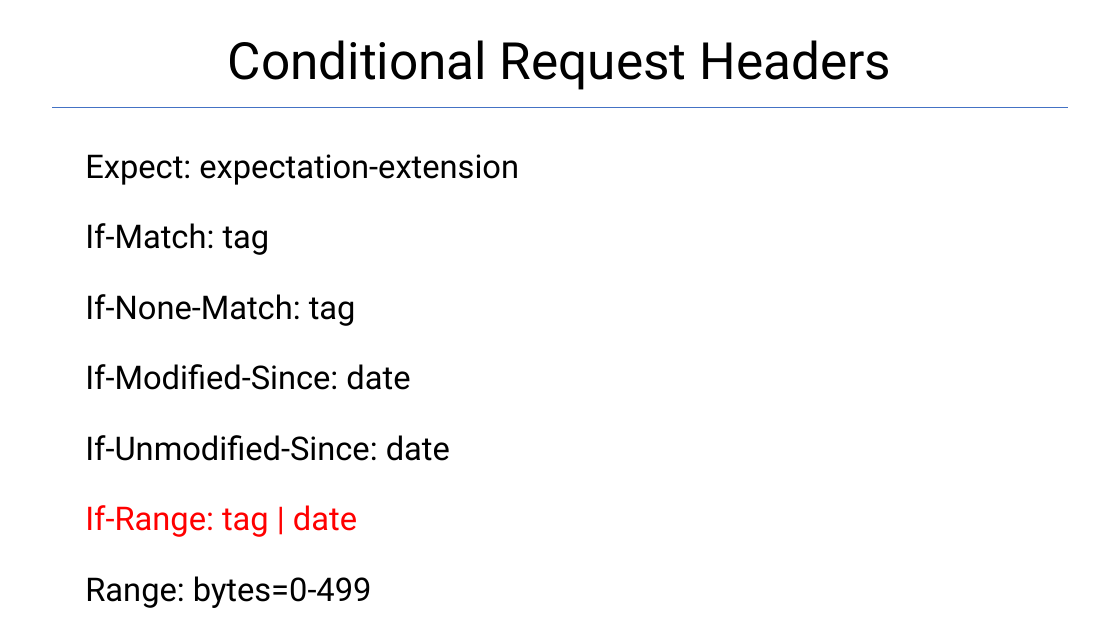
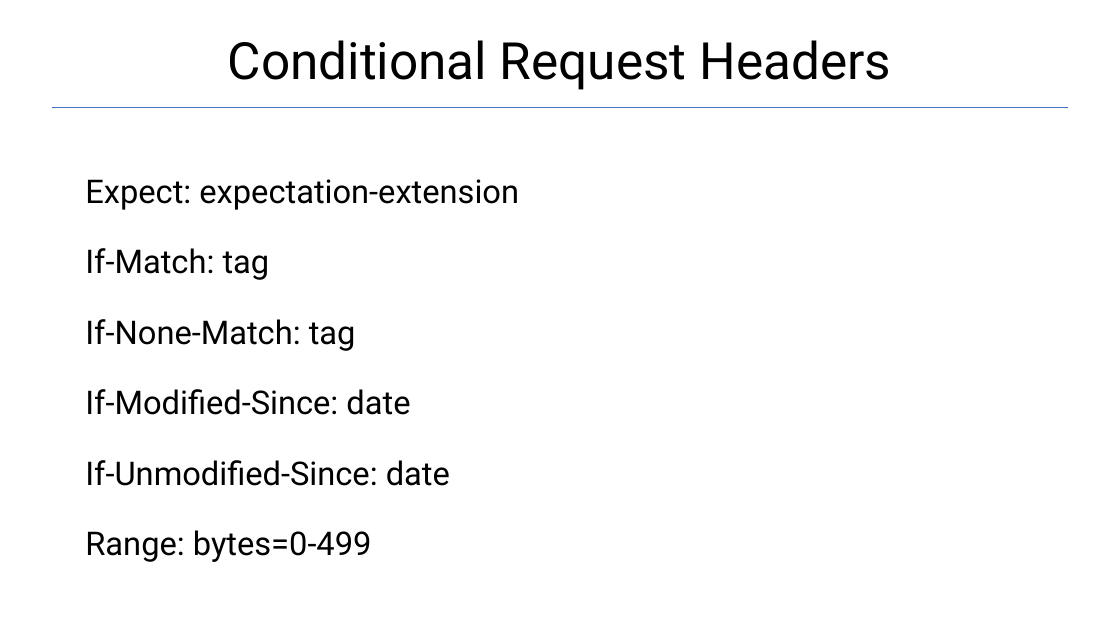
Before and after one commit to Garnik94/Levelup_presentations, a slide deck: slide 22 of Http/Http_presentation.pptx. Drawn at 1120x630 pixels with LibreOffice and Linux fonts; fonts in the diff are those of the drawing. Boxes give left, top, right and bottom in pixels: in the first picture for what was removed or moved away, otherwise in the second. Text is boxed around its words. In the diff, an @@ line names an element or a change of style, - is before the commit and + after.

```diff
--- a/Http/Http_presentation.pptx
+++ b/Http/Http_presentation.pptx
@@ text "Expect: expectation-extension": place and size @@
-text "Expect: expectation-extension" at [85,154,519,608]
+text "Expect: expectation-extension" at [85,179,519,562]
@@ text at [85,505,357,537]: paragraph removed @@
-If-Range: tag | date
```
Also in this commit, not shown: 2 other slides changed, 1 other file.
